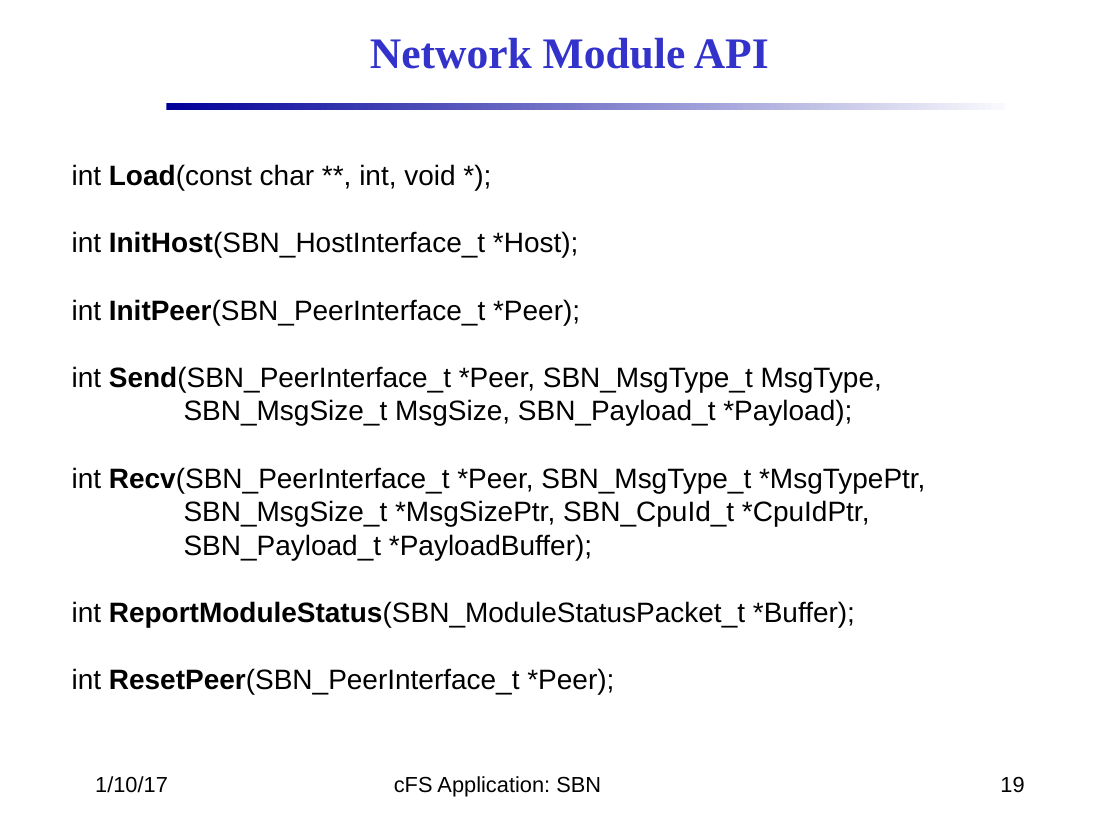
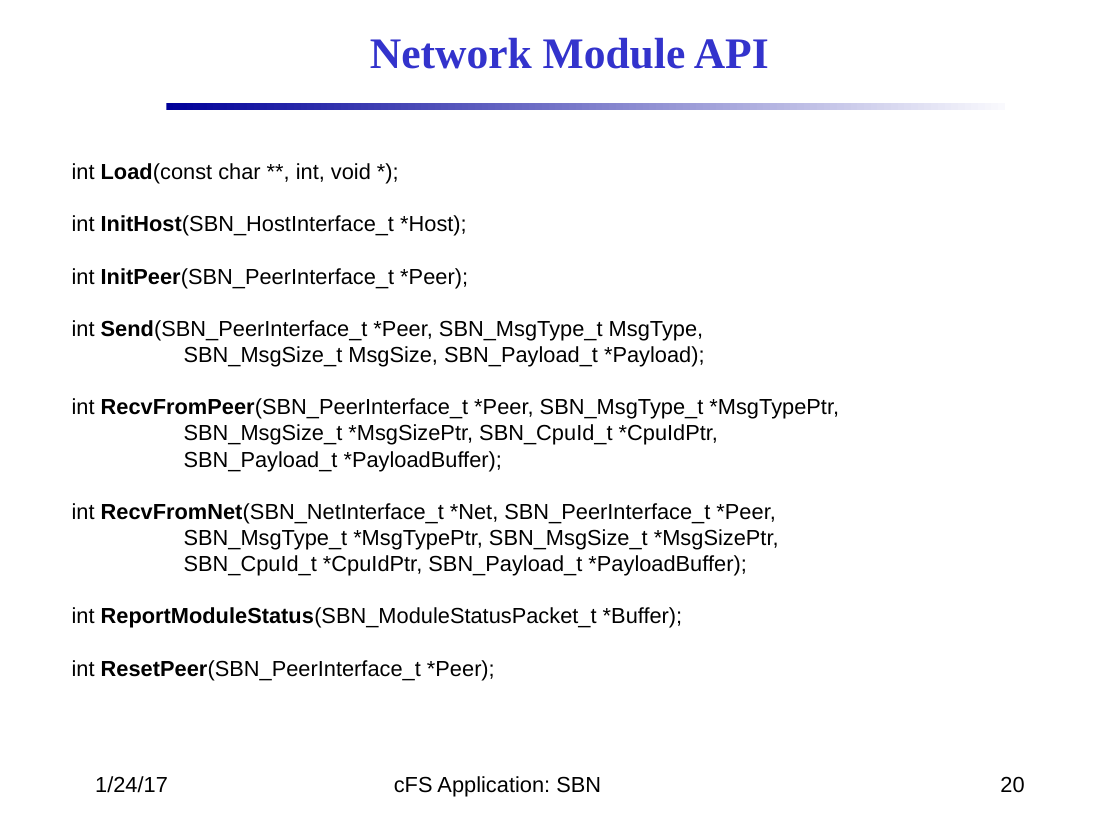
Before and after one commit to nasa/SBN, a slide deck: slide 20 of docs/SBN_Design.pptx (slide 19 before the commit). Drawn at 1120x840 pixels with LibreOffice and Linux fonts; fonts in the diff are those of the drawing; background and template pictures are left out. Boxes give left, top, right and bottom in pixels: in the first picture for what was removed or moved away, otherwise in the second. Text is boxed around its words. In the diff, an @@ line names an element or a change of style, - is before the commit and + after.

```diff
--- a/docs/SBN_Design.pptx
+++ b/docs/SBN_Design.pptx
@@ text at (x1=72, y1=163, x2=718, y2=681): size 18 to 14 pt in "int Load(const char **, int, void *);", "int InitHost(SBN_HostInterface_t *Host);", "int InitPeer(SBN_PeerInterface_t *Peer);", "int Send(SBN_PeerInterface_t *Peer, SBN_MsgType_t MsgType," and 5 more places @@
@@ text at (x1=72, y1=398, x2=839, y2=419): text changed; size 18 to 14 pt @@
-int Recv(SBN_PeerInterface_t *Peer, SBN_MsgType_t *MsgTypePtr,
+int RecvFromPeer(SBN_PeerInterface_t *Peer, SBN_MsgType_t *MsgTypePtr,
@@ text at (x1=72, y1=503, x2=779, y2=576): paragraphs added @@
+int RecvFromNet(SBN_NetInterface_t *Net, SBN_PeerInterface_t *Peer,
+SBN_MsgType_t *MsgTypePtr, SBN_MsgSize_t *MsgSizePtr,
+SBN_CpuId_t *CpuIdPtr, SBN_Payload_t *PayloadBuffer);
@@ text at (x1=95, y1=776, x2=168, y2=793): text changed @@
-1/10/17
+1/24/17
@@ page number at (x1=1000, y1=776, x2=1024, y2=793): text changed @@
-19
+20
```
Also in this commit, not shown: 18 other slides changed, 1 slide added, 12 other files.
